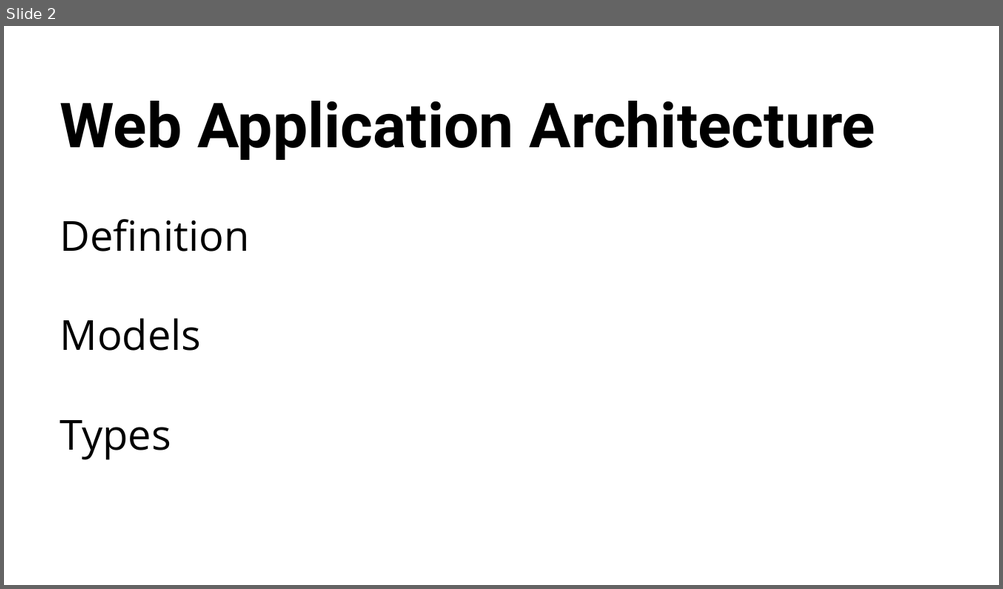
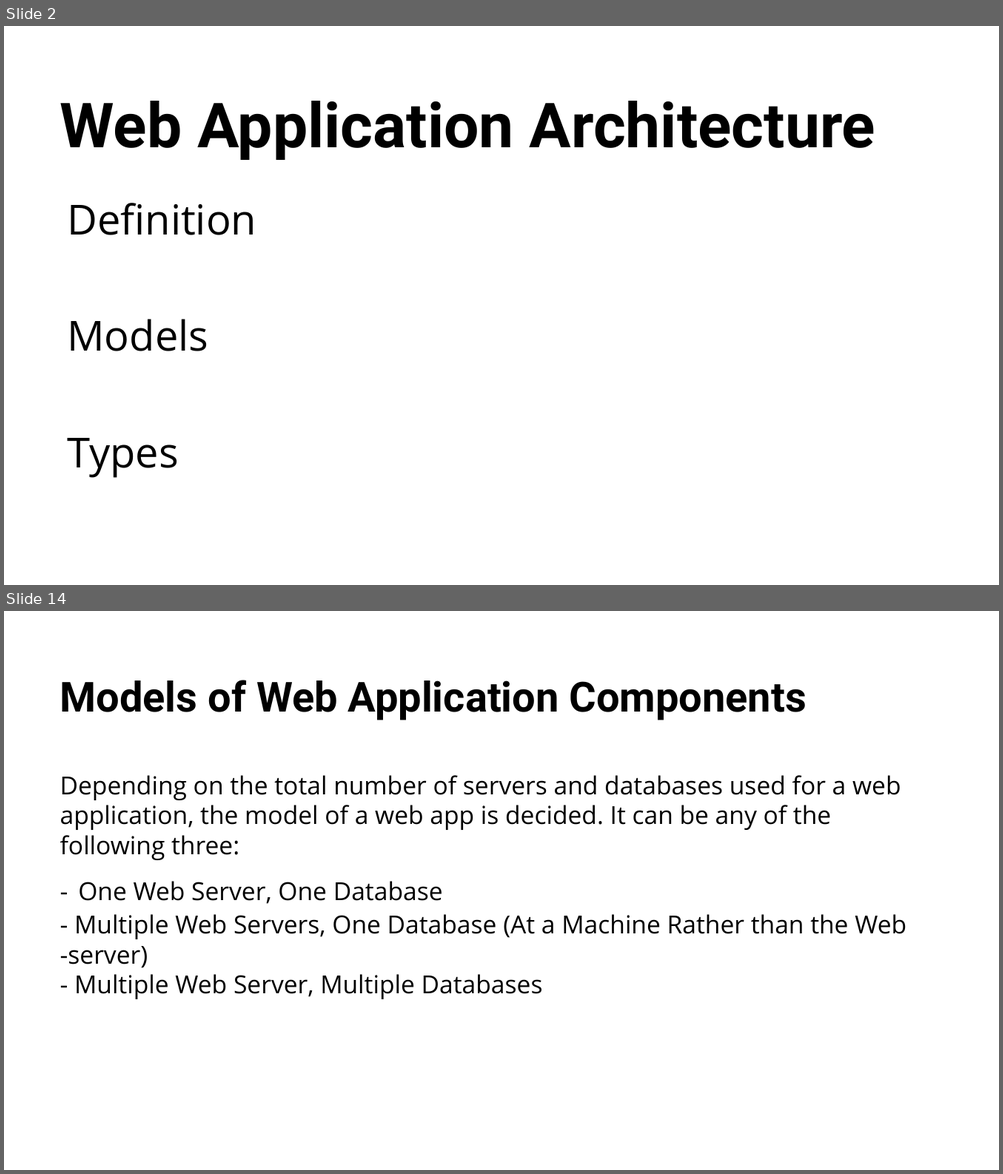
Before and after one commit to RostyslavSynenko/Lv-469.NodeJS, a slide deck: presentations/Web Application Architecture, HTTP protocol, REST.pptx. Shown one above the other, each under a label of ours: slide 2 before the commit, slides 2 and 14 after it; the slides between them are not shown. The pictures are 1003x589 and 1003x1174 pixels, drawn with LibreOffice and Linux fonts; fonts in the diff are those of the drawing; background and template pictures are left out. Boxes give left, top, right and bottom in pixels: in the first picture for what was removed or moved away, otherwise in the second. Text is boxed around its words. In the diff, an @@ line names an element or a change of style, - is before the commit and + after.

```diff
--- a/presentations/Web Application Architecture, HTTP protocol, REST.pptx
+++ b/presentations/Web Application Architecture, HTTP protocol, REST.pptx
@@ slide 14 added at <box>4,611,999,1170</box>, background #FFFFFF @@
@@ title added at <box>60,680,906,999</box>, 24 pt, text #000000 @@
+Models of Web Application Components
+Depending on the total number of servers and databases used for a web application, the model of a web app is decided. It can be any of the following three:
+- One Web Server, One Database
+- Multiple Web Servers, One Database (At a Machine Rather than the Web -server)
+- Multiple Web Server, Multiple Databases
@@ slide 2 changed as well @@
@@ title at <box>60,101,876,160</box>: text changed @@
-Web Application Architecture
-Definition
-Models
-Types
+Web Application Architecture
@@ text added at <box>67,203,256,235</box>, 40 pt, text #000000 @@
+Definition
@@ text added at <box>67,319,208,352</box>, 40 pt, text #000000 @@
+Models
@@ text added at <box>67,438,178,478</box>, 40 pt, text #000000 @@
+Types
```
Also in this commit, not shown: 2 other slides changed, 41 other slides added, 3 slides removed, 2 other files.
